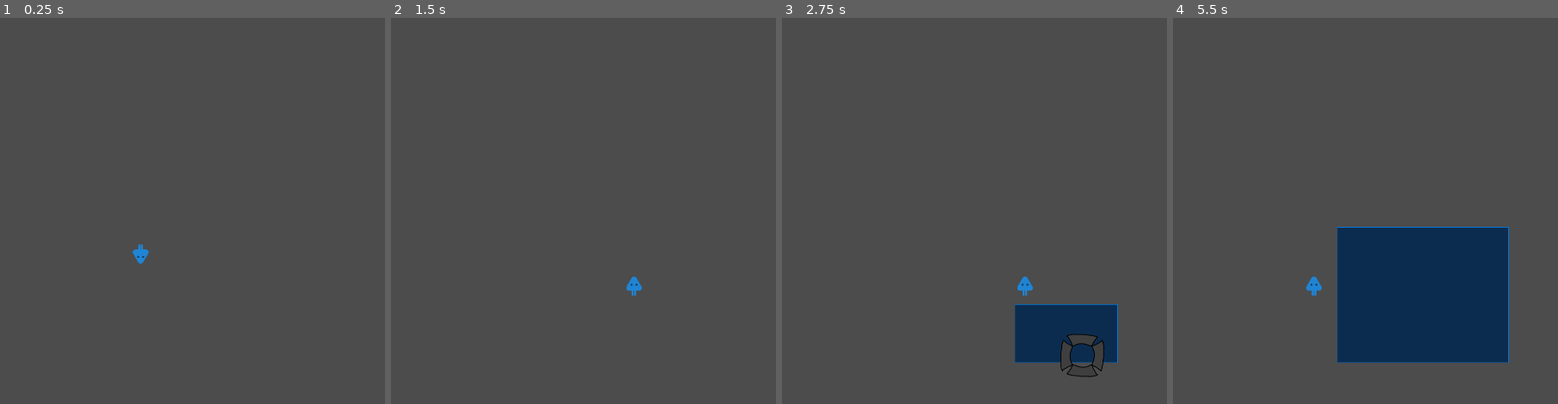
Above: before the commit, frames 1-4 (left to right).
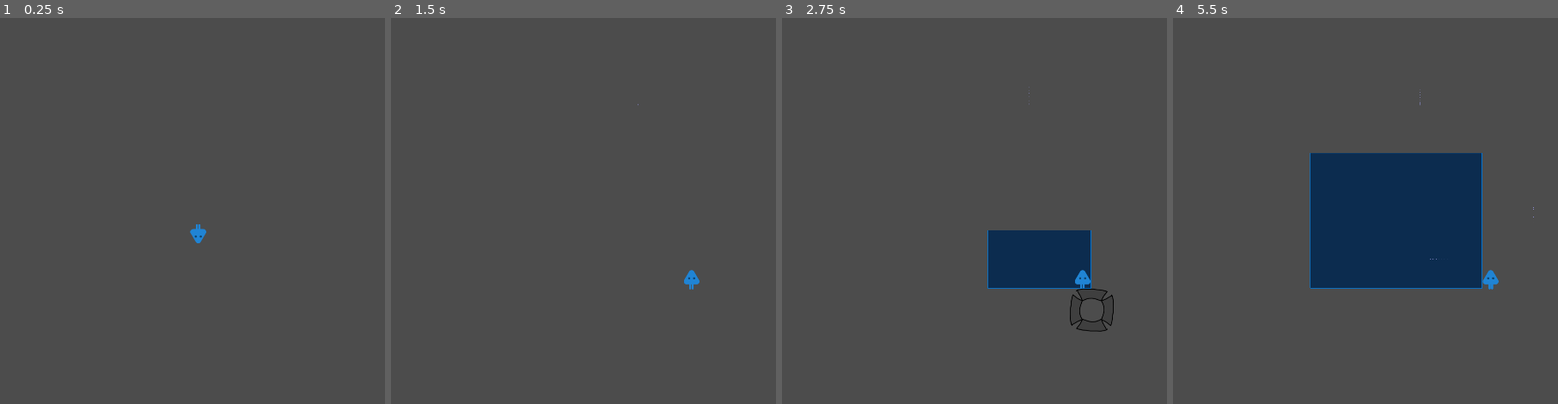
Above: after the commit, the same moments.

Repository: ojas-sanghi/FBLA-puzzle
Game: Godot game, scene res://src/TestScene.tscn
Two runs of this game, one before a commit and one after it. Both use one fixed random seed, a clock stepped at 60 frames per second and the inputs below.
Inputs (mouse positions are in pixels of both pictures, inside the frame that each line leads up to; where the layout moved, square brackets give the same spot in the first picture):
- Up to frame 1 (0.25 s): no input
- Up to frame 2 (1.5 s): move the mouse to (outside the picture) at 0.52 s; hold D (move_right) 0.53-1.25 s; click (outside the picture) at 0.67 s; tap Space (jump) at 0.77 s; click (391, 25) at 1.27 s
- Up to frame 3 (2.75 s): tap Enter at 2 s; drag from (989, 230) to (1090, 288) at 2.02 s
- Up to frame 4 (5.5 s): click (1496, 311) [1488, 353] at 2.75 s; tap Space (jump) at 3.5 s; move the mouse to (outside the picture) at 3.52 s; hold A (move_left) 3.53-4.25 s; click (outside the picture) at 3.67 s; click (1481, 322) at 4.27 s; tap Enter at 5 s; drag from (1481, 288) to (1311, 153) at 5.02 s

The runs differ from the first frame. In frame 1, 0.3% of the frame differs, in the area x 34-54%, y 53-64%; in frame 2, 0.2%; in frame 3, 8.0%; in frame 4, 20%, in the area x 34-94%, y 18-90%.
Error before the commit: Attempt to call function 'queue_free' in base 'previously freed instance' on a null instance. (res://src/GravitySelect/DragSelect.gd:25)
Error after the commit: Invalid type in function 'draw_rect' in base 'Node2D (DragSelect.gd)'. Cannot convert argument 1 from Nil to Rect2. (res://src/GravitySelect/DragSelect.gd:82)

Commit message:
Fix dragselect, physics layers!

Diff:
--- a/project.godot
+++ b/project.godot
@@ -72,6 +72,14 @@
  ]
 }
 
+[layer_names]
+
+2d_physics/layer_1="Player"
+2d_physics/layer_2="PhysicsObjects"
+2d_physics/layer_3="Interactables"
+2d_physics/layer_4="AntiGravity"
+2d_physics/layer_5="Walls"
+
 [rendering]
 
 environment/default_environment="res://default_env.tres"
--- a/src/Actors/Player.tscn
+++ b/src/Actors/Player.tscn
@@ -143,6 +143,7 @@
 [node name="Player" type="KinematicBody2D" groups=[
 "player",
 ]]
+collision_mask = 28
 script = ExtResource( 1 )
 
 [node name="Sprite" type="Sprite" parent="."]
--- a/src/GravitySelect/BaseAntiGravity.tscn
+++ b/src/GravitySelect/BaseAntiGravity.tscn
@@ -17,6 +17,8 @@
 "custom_gravity",
 ]]
 space_override = 3
+collision_layer = 8
+collision_mask = 3
 script = ExtResource( 1 )
 
 [node name="CollisionShape2D" type="CollisionShape2D" parent="."]
--- a/src/GravitySelect/DragSelect.gd
+++ b/src/GravitySelect/DragSelect.gd
@@ -13,7 +13,7 @@
 func _ready() -> void:
 	Signals.connect("gravity_selected", self, "make_area")
 
-func _unhandled_input(event: InputEvent) -> void:
+func _unhandled_input(event):
 	# code to draw selector rectangle
 	if event is InputEventMouseButton and event.button_index == BUTTON_LEFT:
 		if event.pressed:
@@ -21,13 +21,13 @@
 
 			dragging = true
 			# if there was already a drawing, get rid of the pre-existing gravity selector
-			if drawing_paused and selector_button:
-				selector_button.queue_free()
+			if drawing_paused:
+				if selector_button:
+					selector_button.queue_free()
 			drawing_paused = false
 
 		# Button released while dragging.
 		elif dragging:
-			drag_end = event.position
 			dragging = false
 			drawing_paused = true
 			if drag_start != drag_end:
@@ -35,6 +35,7 @@
 				show_selector_button()
 
 	if event is InputEventMouseMotion and dragging:
+		drag_end = get_local_mouse_position()
 		# Draw the box while dragging.
 		update()
 
@@ -42,12 +43,11 @@
 func make_area(direction: String):
 	# Load area2d, calculate extents
 	var area = base_anti_gravity.instance()
-	var new_extents = (drag_end - drag_start) / 2
 
 	# set all properties
 	# note: the reason the shape isn't shared between all the areas is because "resource local to scene" is ticked in BaseAntiGravity. Just FYI
-	area.get_node("CollisionShape2D").shape.extents = new_extents
-	area.global_position = (drag_end + drag_start) / 2
+	area.get_node("CollisionShape2D").shape.extents = (drag_end - drag_start) / 2
+	area.position = (drag_end + drag_start) / 2
 	area.direction = direction
 
 
@@ -66,13 +66,13 @@
 func show_selector_button():
 	selector_button = preload("res://src/GravitySelect/GravitySelector.tscn").instance()
 
-	selector_button.rect_global_position = (drag_end + drag_start) / 2
+	selector_button.rect_position = drag_end
 	add_child(selector_button)
 
 
 func _draw():
 	if dragging:
-		selection_outline = Rect2(drag_start, get_global_mouse_position() - drag_start)
+		selection_outline = Rect2(drag_start, drag_end - drag_start)
 		# draw rectangle
 		draw_rect(selection_outline, Color("#0d2d50"), true)
 		# draw outline
--- a/src/GravitySelect/GravitySelector.tscn
+++ b/src/GravitySelect/GravitySelector.tscn
@@ -9,17 +9,16 @@
 [node name="GravitySelector" type="Control"]
 anchor_right = 0.108
 anchor_bottom = 0.138
-margin_left = -42.8341
-margin_top = -58.3539
-margin_right = -42.4261
-margin_bottom = -58.1539
+margin_right = -207.36
+margin_bottom = -149.04
 script = ExtResource( 1 )
 __meta__ = {
 "_edit_use_anchors_": false
 }
 
 [node name="Up" type="TextureButton" parent="."]
-margin_right = 40.0
+margin_left = -42.0449
+margin_right = 46.9551
 margin_bottom = 40.0
 texture_normal = ExtResource( 4 )
 texture_pressed = ExtResource( 3 )
@@ -30,9 +29,9 @@
 }
 
 [node name="Right" type="TextureButton" parent="."]
-margin_left = 106.778
+margin_left = 64.7331
 margin_top = 17.3239
-margin_right = 195.778
+margin_right = 153.733
 margin_bottom = 57.3239
 rect_rotation = 89.9986
 texture_normal = ExtResource( 4 )
@@ -44,9 +43,9 @@
 }
 
 [node name="Down" type="TextureButton" parent="."]
-margin_left = 89.0
+margin_left = 46.9551
 margin_top = 122.212
-margin_right = 178.0
+margin_right = 135.955
 margin_bottom = 162.212
 rect_rotation = 179.963
 texture_normal = ExtResource( 4 )
@@ -58,9 +57,9 @@
 }
 
 [node name="Left" type="TextureButton" parent="."]
-margin_left = -17.9539
+margin_left = -59.9988
 margin_top = 105.833
-margin_right = 71.0461
+margin_right = 29.0012
 margin_bottom = 145.833
 rect_rotation = -89.9506
 texture_normal = ExtResource( 4 )
--- a/src/PhysicsObjects/PhysicsObject.gd
+++ b/src/PhysicsObjects/PhysicsObject.gd
@@ -5,6 +5,13 @@
 	Signals.connect("entered_antigravity", self, "_on_entered_antigravity")
 	Signals.connect("exited_antigravity", self, "_on_exited_antigravity")
 	can_sleep = false
+
+	# set collision layer to PhysicsObjects
+	# masks to PhysicsObjects, Interactables, Walls, AntiGravity
+	collision_layer = 2
+	# Decimal - Add the results of 2 to the power of (layer be enabled-1).
+	# (2^(2-1)) + (2^(3-1)) + (2^(4-1)) + (2^(5-1))= 2 + 4 + 8 + 16 = 30
+	collision_mask = 30
 
 func _on_entered_antigravity(direction: String, body: Node):
 	if self != body:
--- a/src/Singletons/Signals.gd
+++ b/src/Singletons/Signals.gd
@@ -7,3 +7,6 @@
 
 signal entered_antigravity
 signal exited_antigravity
+
+func _ready() -> void:
+	OS.window_maximized = true
--- a/src/TestScene.tscn
+++ b/src/TestScene.tscn
@@ -9,13 +9,15 @@
 extents = Vector2( 511.066, 18.0576 )
 
 [node name="TestScene" type="Node2D"]
-position = Vector2( 74.9781, 207.982 )
 script = ExtResource( 1 )
 
 [node name="staticbodies" type="Node2D" parent="."]
+position = Vector2( 46.9781, 190 )
 
 [node name="StaticBody2D" type="StaticBody2D" parent="staticbodies"]
 position = Vector2( 66.6708, 19.0488 )
+collision_layer = 16
+collision_mask = 7
 
 [node name="CollisionShape2D" type="CollisionShape2D" parent="staticbodies/StaticBody2D"]
 position = Vector2( 439.845, -167.454 )
@@ -23,12 +25,16 @@
 disabled = true
 
 [node name="StaticBody2D2" type="StaticBody2D" parent="staticbodies"]
+collision_layer = 16
+collision_mask = 7
 
 [node name="CollisionShape2D2" type="CollisionShape2D" parent="staticbodies/StaticBody2D2"]
 position = Vector2( 506.516, 587.261 )
 shape = SubResource( 1 )
 
 [node name="StaticBody2D3" type="StaticBody2D" parent="staticbodies"]
+collision_layer = 16
+collision_mask = 7
 
 [node name="CollisionShape2D3" type="CollisionShape2D" parent="staticbodies/StaticBody2D3"]
 position = Vector2( -18.2778, 321.089 )
@@ -36,6 +42,8 @@
 shape = SubResource( 1 )
 
 [node name="StaticBody2D4" type="StaticBody2D" parent="staticbodies"]
+collision_layer = 16
+collision_mask = 7
 
 [node name="CollisionShape2D4" type="CollisionShape2D" parent="staticbodies/StaticBody2D4"]
 position = Vector2( 1031.31, 321.089 )
@@ -43,10 +51,10 @@
 shape = SubResource( 1 )
 
 [node name="Player" parent="." instance=ExtResource( 3 )]
-position = Vector2( 317.5, 405.695 )
+position = Vector2( 553.494, 556.715 )
 
 [node name="Box" parent="." instance=ExtResource( 4 )]
-position = Vector2( 46.9781, 98.0621 )
+position = Vector2( 155.179, 261.327 )
 
 [node name="Ball" parent="." instance=ExtResource( 2 )]
-position = Vector2( 862.76, 362.52 )
+position = Vector2( 918.76, 480.52 )
